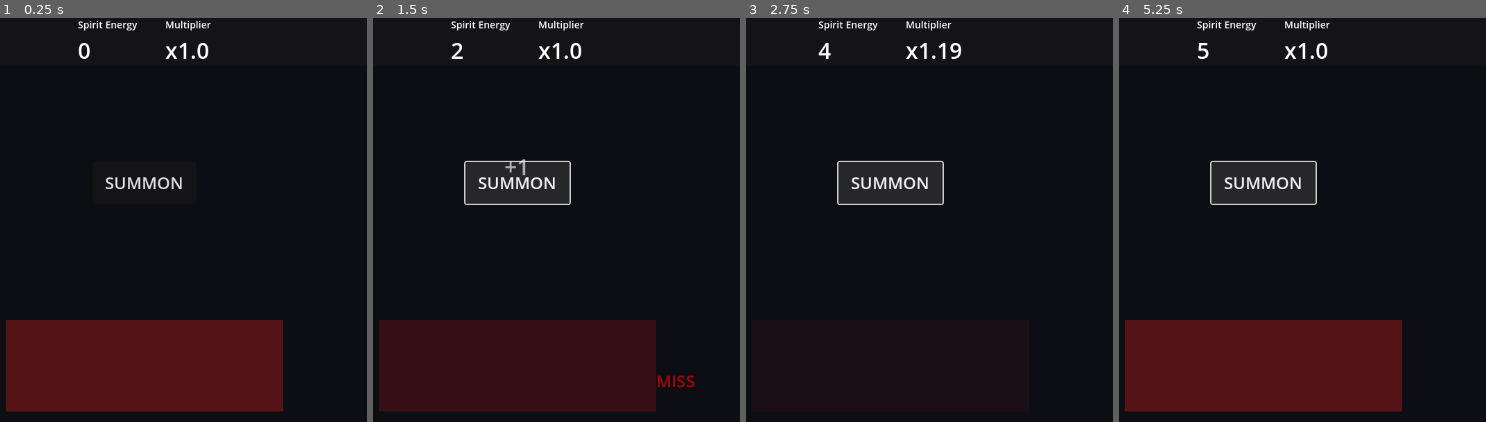
Above: before the commit, frames 1-4 (left to right).
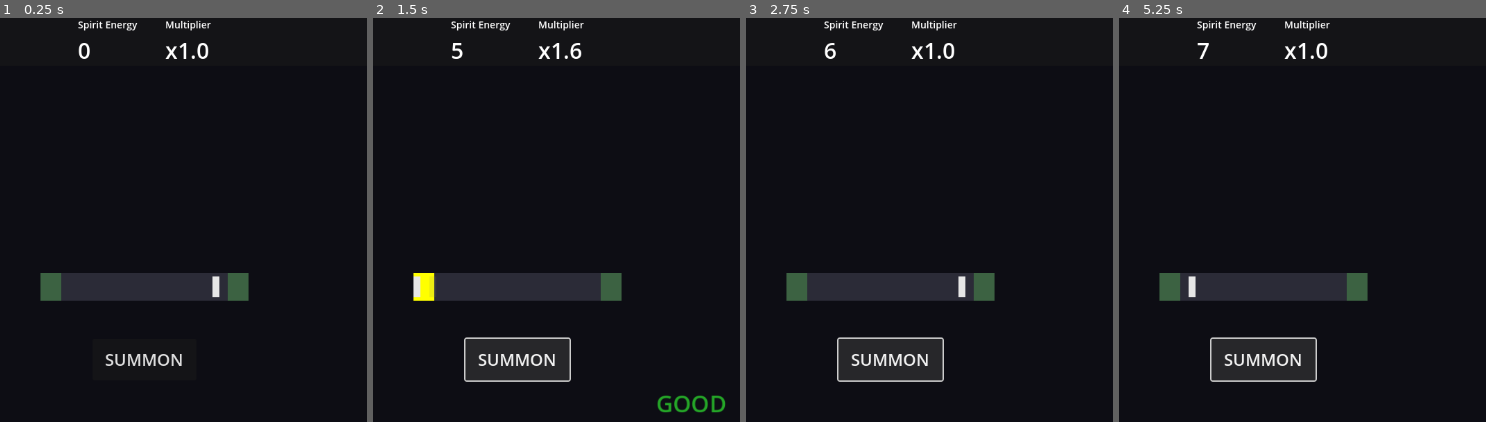
Above: after the commit, the same moments.

Repository: goatonabicycle/ritualautir
Game: Godot game, scene res://main.tscn
Same seed, same stepped clock (60 frames per second), same inputs: the game is played once before the commit and once after it.
Inputs:
- Up to frame 1 (0.25 s): no input
- Up to frame 2 (1.5 s): click "SUMMON" at 0.5 s; click "SUMMON" at 1.25 s
- Up to frame 3 (2.75 s): click "SUMMON" at 2 s
- Up to frame 4 (5.25 s): no input

The runs differ from the first frame. In frame 1, 22% of the frame differs, in the area x 1-78%, y 39-98%; in frame 2, 23%; in frame 3, 11%; in frame 4, 24%, in the area x 1-78%, y 6-98%.

Commit message:
Much more of an actual game.

Diff:
--- a/ritualautir/main.gd
+++ b/ritualautir/main.gd
@@ -1,141 +1,153 @@
 extends Control
 
-var spirit_energy = 0.0
-var displayed_energy = 0.0
+var energy = 0.0
 var multiplier = 1.0
-var displayed_multiplier = 1.0
-var base_energy_per_click = 1
-var last_click_time = 0
-
-var heartbeat_timer = 0.0
-var heartbeat_interval = 1.0
-var rhythm_window = 0.15
-var perfect_window = 0.05
-var multiplier_decay_rate = 0.2
-var multiplier_growth_rate = 0.3
-var passive_energy_per_beat = 0.5
+var timer = 0.0
 
 @onready var energy_label = $GameArea/TopBar/StatsContainer/EnergyPanel/EnergyValue
 @onready var multiplier_label = $GameArea/TopBar/StatsContainer/MultiplierPanel/MultiplierValue
 @onready var click_sound = $AudioStreamPlayer
 @onready var summon_button = $GameArea/CenterContainer/RitualCircle/SummonButton
-@onready var click_feedback = $GameArea/CenterContainer/RitualCircle/ClickFeedback
-@onready var ritual_circle = $GameArea/CenterContainer/RitualCircle
-@onready var heartbeat_indicator = $GameArea/CenterContainer/RitualCircle/HeartbeatIndicator
-@onready var heartbeat_pulse = $GameArea/CenterContainer/RitualCircle/HeartbeatPulse
+@onready var moving_block = $GameArea/CenterContainer/RitualCircle/RhythmBar/MovingBlock
+@onready var left_zone = $GameArea/CenterContainer/RitualCircle/RhythmBar/LeftZone
+@onready var right_zone = $GameArea/CenterContainer/RitualCircle/RhythmBar/RightZone
+@onready var click_shadow = $GameArea/CenterContainer/RitualCircle/RhythmBar/ClickShadow
 
 func _ready():
-	summon_button.pressed.connect(on_summon_clicked)
-	setup_audio_buses()
-	update_display()
-
-func setup_audio_buses():
-	pass
+	summon_button.pressed.connect(on_click)
 
 func _process(delta):
-	heartbeat_timer += delta
+	timer += delta
+	move_block()
+	add_passive_energy(delta)
+	decay_multiplier(delta)
+	update_ui()
 
-	if heartbeat_timer >= heartbeat_interval:
-		heartbeat_timer -= heartbeat_interval
-		pulse_heartbeat()
-		spirit_energy += passive_energy_per_beat * multiplier
+func move_block():
+	var position_in_cycle = fmod(timer / 2.0, 1.0)
+	var x = sin(position_in_cycle * TAU) * 145 + 145
+	moving_block.position.x = x
 
-	multiplier = max(1.0, multiplier - multiplier_decay_rate * delta)
+func add_passive_energy(delta):
+	energy += 0.2 * multiplier * delta
 
-	displayed_energy = lerp(displayed_energy, spirit_energy, delta * 10)
-	displayed_multiplier = lerp(displayed_multiplier, multiplier, delta * 5)
+func decay_multiplier(delta):
+	multiplier = max(1.0, multiplier - 0.15 * delta)
 
-	update_heartbeat_visual()
-	update_display()
+func update_ui():
+	energy_label.text = str(int(energy))
+	multiplier_label.text = "x%.1f" % multiplier
 
-func pulse_heartbeat():
-	var tween = create_tween()
-	tween.set_parallel(true)
-	tween.tween_property(heartbeat_pulse, "scale:y", 3.0, 0.1)
-	tween.tween_property(heartbeat_pulse, "color:a", 0.8, 0.1)
-	tween.chain().set_parallel(true)
-	tween.tween_property(heartbeat_pulse, "scale:y", 1.0, 0.3)
-	tween.tween_property(heartbeat_pulse, "color:a", 0.5, 0.3)
+func on_click():
+	var block_x = moving_block.position.x + 5
+	var distance_to_edge = min(block_x, 290 - block_x)
 
-func update_heartbeat_visual():
-	var beat_progress = heartbeat_timer / heartbeat_interval
-	var alpha = 0.3 + sin(beat_progress * TAU) * 0.2
-	heartbeat_indicator.color = Color(0.6, 0.1, 0.1, alpha)
+	play_sound(distance_to_edge)
+	show_shadow()
 
-func on_summon_clicked():
-	var current_time = Time.get_ticks_msec() / 1000.0
-	var time_since_beat = fmod(heartbeat_timer, heartbeat_interval)
+	var zone = get_hit_zone(block_x)
+	var reward = calculate_reward(distance_to_edge, zone)
 
-	var timing_accuracy = 0.0
-	if time_since_beat < rhythm_window or time_since_beat > heartbeat_interval - rhythm_window:
-		if time_since_beat < perfect_window or time_since_beat > heartbeat_interval - perfect_window:
-			timing_accuracy = 1.0
-			multiplier = min(multiplier + multiplier_growth_rate * 2, 10.0)
-			show_timing_feedback("PERFECT!")
-		else:
-			timing_accuracy = 0.5
-			multiplier = min(multiplier + multiplier_growth_rate, 10.0)
-			show_timing_feedback("GOOD")
+	energy += reward.energy
+	multiplier = clamp(multiplier + reward.multiplier_change, 1.0, 10.0)
+
+	show_feedback(reward)
+	flash_zone(zone)
+
+func get_hit_zone(block_x):
+	if block_x < 145:
+		return left_zone
 	else:
-		multiplier = max(1.0, multiplier - 0.5)
-		show_timing_feedback("MISS")
+		return right_zone
 
-	last_click_time = current_time
+func calculate_reward(distance, zone):
+	if distance <= 15:
+		zone.color = Color.GREEN
+		return {
+			"energy": 3.0 * multiplier,
+			"multiplier_change": 0.5,
+			"text": "PERFECT!"
+		}
+	elif distance <= 30:
+		zone.color = Color.YELLOW
+		return {
+			"energy": 1.5 * multiplier,
+			"multiplier_change": 0.2,
+			"text": "GOOD"
+		}
+	elif distance <= 50:
+		zone.color = Color.ORANGE
+		return {
+			"energy": 1.0 * multiplier,
+			"multiplier_change": 0.0,
+			"text": "OK"
+		}
+	else:
+		zone.color = Color.RED
+		return {
+			"energy": 0.5 * multiplier,
+			"multiplier_change": -0.5,
+			"text": "MISS"
+		}
 
-	var energy_gained = base_energy_per_click * multiplier
-	spirit_energy += energy_gained
-
-	show_click_feedback(energy_gained)
-	animate_button_press()
-
-	var pitch_variation = 1.0 + timing_accuracy * 0.5
-	click_sound.pitch_scale = randf_range(1.2, 1.6) * pitch_variation
-	click_sound.volume_db = -14 + timing_accuracy * 3
+func play_sound(distance):
+	click_sound.pitch_scale = 1.2 + (1.0 - distance / 150.0) * 0.6
+	click_sound.volume_db = -14 + max(0, (50 - distance) / 10)
 	click_sound.play()
 
-	update_display()
-
-func show_timing_feedback(text):
-	var timing_label = Label.new()
-	ritual_circle.add_child(timing_label)
-	timing_label.text = text
-	timing_label.add_theme_font_size_override("font_size", 24)
-	timing_label.position = Vector2(200, 150)
-	timing_label.anchor_left = 0.5
-	timing_label.anchor_top = 0.5
-
-	var color = Color.WHITE
-	if text == "PERFECT!":
-		color = Color.GOLD
-	elif text == "GOOD":
-		color = Color.GREEN
-	else:
-		color = Color.RED
-
-	timing_label.modulate = color
+func show_shadow():
+	click_shadow.position.x = moving_block.position.x
+	click_shadow.visible = true
+	click_shadow.modulate.a = 0.6
 
 	var tween = create_tween()
-	tween.set_parallel(true)
-	tween.tween_property(timing_label, "position:y", timing_label.position.y - 30, 0.5)
-	tween.tween_property(timing_label, "modulate:a", 0.0, 0.5)
-	tween.chain().tween_callback(func(): timing_label.queue_free())
+	tween.tween_property(click_shadow, "modulate:a", 0.0, 0.3)
+	tween.tween_callback(func(): click_shadow.visible = false)
 
-func show_click_feedback(amount):
-	click_feedback.text = "+" + str(int(amount))
-	click_feedback.visible = true
-	click_feedback.modulate.a = 1.0
+func show_feedback(reward):
+	show_rating_text(reward.text)
+	animate_button()
+
+func show_rating_text(text):
+	var label = Label.new()
+	$GameArea/CenterContainer/RitualCircle.add_child(label)
+	label.text = text.to_upper()
+	label.position = Vector2(200, 180)
+	label.anchor_left = 0.5
+	label.anchor_top = 0.5
+
+	if text == "PERFECT!":
+		label.add_theme_font_size_override("font_size", 48)
+		label.modulate = Color(1.0, 0.8, 0.0, 1.0)
+		label.scale = Vector2(0.5, 0.5)
+		var shake = create_tween()
+		shake.tween_property(label, "scale", Vector2(1.2, 1.2), 0.1)
+		shake.tween_property(label, "scale", Vector2(1.0, 1.0), 0.1)
+	elif text == "GOOD":
+		label.add_theme_font_size_override("font_size", 36)
+		label.modulate = Color(0.2, 1.0, 0.2, 1.0)
+	elif text == "OK":
+		label.add_theme_font_size_override("font_size", 28)
+		label.modulate = Color(1.0, 0.7, 0.2, 1.0)
+	else:
+		label.add_theme_font_size_override("font_size", 32)
+		label.modulate = Color(1.0, 0.1, 0.1, 1.0)
+		label.rotation = randf_range(-0.2, 0.2)
 
 	var tween = create_tween()
-	tween.set_parallel(true)
-	tween.tween_property(click_feedback, "position:y", click_feedback.position.y - 50, 0.5)
-	tween.tween_property(click_feedback, "modulate:a", 0.0, 0.5)
-	tween.chain().tween_callback(func(): click_feedback.visible = false)
+	tween.set_parallel()
+	tween.tween_property(label, "position:y", label.position.y - 40, 0.5)
+	tween.tween_property(label, "modulate:a", 0.0, 0.5)
+	tween.tween_property(label, "scale", label.scale * 0.8, 0.5)
+	tween.chain().tween_callback(func(): label.queue_free())
 
-func animate_button_press():
+func animate_button():
 	var tween = create_tween()
 	tween.tween_property(summon_button, "scale", Vector2(0.9, 0.9), 0.05)
 	tween.tween_property(summon_button, "scale", Vector2(1.0, 1.0), 0.1)
 
-func update_display():
-	energy_label.text = str(int(displayed_energy))
-	multiplier_label.text = "x" + str(snappedf(displayed_multiplier, 0.01))
+func flash_zone(zone):
+	var tween = create_tween()
+	tween.tween_property(zone, "modulate:a", 1.5, 0.1)
+	tween.tween_property(zone, "modulate:a", 1.0, 0.2)
+	tween.tween_callback(func(): zone.color = Color(0.3, 0.6, 0.3, 0.5))
--- a/ritualautir/main.tscn
+++ b/ritualautir/main.tscn
@@ -81,9 +81,9 @@
 anchor_right = 0.5
 anchor_bottom = 0.5
 offset_left = -75.0
-offset_top = -160.0
+offset_top = 95.0
 offset_right = 75.0
-offset_bottom = -100.0
+offset_bottom = 155.0
 grow_horizontal = 2
 grow_vertical = 2
 theme_override_font_sizes/font_size = 24
@@ -108,16 +108,81 @@
 text = "+1"
 horizontal_alignment = 1
 
-[node name="HeartbeatIndicator" type="ColorRect" parent="GameArea/CenterContainer/RitualCircle"]
+[node name="RhythmBar" type="Control" parent="GameArea/CenterContainer/RitualCircle"]
+layout_mode = 1
+anchors_preset = 8
+anchor_left = 0.5
+anchor_top = 0.5
+anchor_right = 0.5
+anchor_bottom = 0.5
+offset_left = -150.0
+offset_right = 150.0
+offset_bottom = 40.0
+grow_horizontal = 2
+grow_vertical = 2
+mouse_filter = 2
+
+[node name="BarBackground" type="ColorRect" parent="GameArea/CenterContainer/RitualCircle/RhythmBar"]
 layout_mode = 1
 anchors_preset = 15
 anchor_right = 1.0
 anchor_bottom = 1.0
-offset_top = 268.0
 grow_horizontal = 2
 grow_vertical = 2
 mouse_filter = 2
-color = Color(0.6, 0.1, 0.1, 0.3)
+color = Color(0.2, 0.2, 0.25, 0.8)
+
+[node name="LeftZone" type="ColorRect" parent="GameArea/CenterContainer/RitualCircle/RhythmBar"]
+layout_mode = 1
+anchors_preset = 4
+anchor_top = 0.5
+anchor_bottom = 0.5
+offset_top = -20.0
+offset_right = 30.0
+offset_bottom = 20.0
+grow_vertical = 2
+mouse_filter = 2
+color = Color(0.3, 0.6, 0.3, 0.5)
+
+[node name="RightZone" type="ColorRect" parent="GameArea/CenterContainer/RitualCircle/RhythmBar"]
+layout_mode = 1
+anchors_preset = 6
+anchor_left = 1.0
+anchor_top = 0.5
+anchor_right = 1.0
+anchor_bottom = 0.5
+offset_left = -30.0
+offset_top = -20.0
+offset_bottom = 20.0
+grow_horizontal = 0
+grow_vertical = 2
+mouse_filter = 2
+color = Color(0.3, 0.6, 0.3, 0.5)
+
+[node name="MovingBlock" type="ColorRect" parent="GameArea/CenterContainer/RitualCircle/RhythmBar"]
+layout_mode = 1
+anchors_preset = 4
+anchor_top = 0.5
+anchor_bottom = 0.5
+offset_top = -15.0
+offset_right = 10.0
+offset_bottom = 15.0
+grow_vertical = 2
+mouse_filter = 2
+color = Color(0.9, 0.9, 0.9, 1)
+
+[node name="ClickShadow" type="ColorRect" parent="GameArea/CenterContainer/RitualCircle/RhythmBar"]
+visible = false
+layout_mode = 1
+anchors_preset = 4
+anchor_top = 0.5
+anchor_bottom = 0.5
+offset_top = -15.0
+offset_right = 10.0
+offset_bottom = 15.0
+grow_vertical = 2
+mouse_filter = 2
+color = Color(0.5, 0.5, 0.5, 0.6)
 
 [node name="AudioStreamPlayer" type="AudioStreamPlayer" parent="."]
 stream = ExtResource("2_h2yge")
